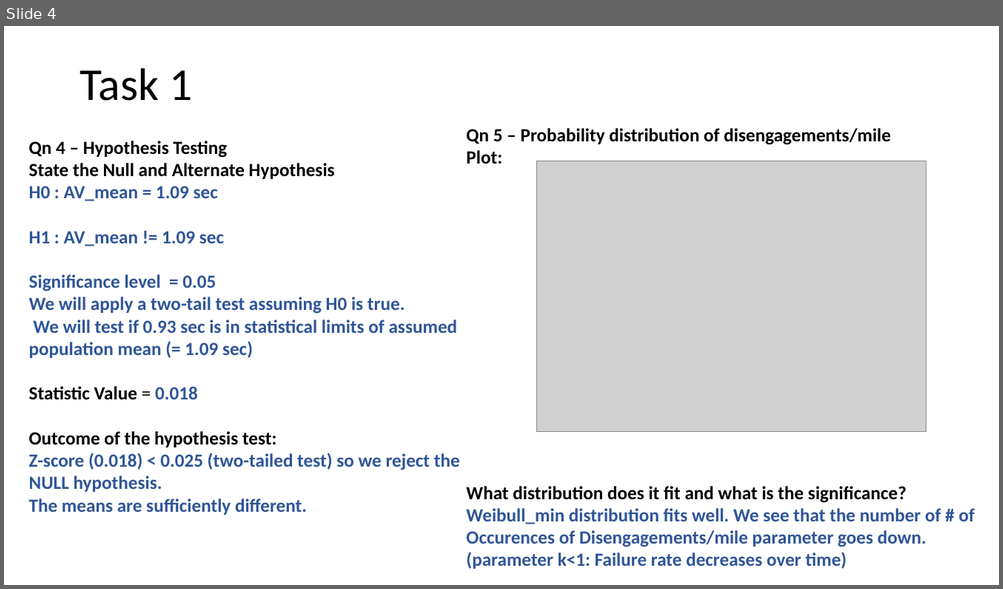
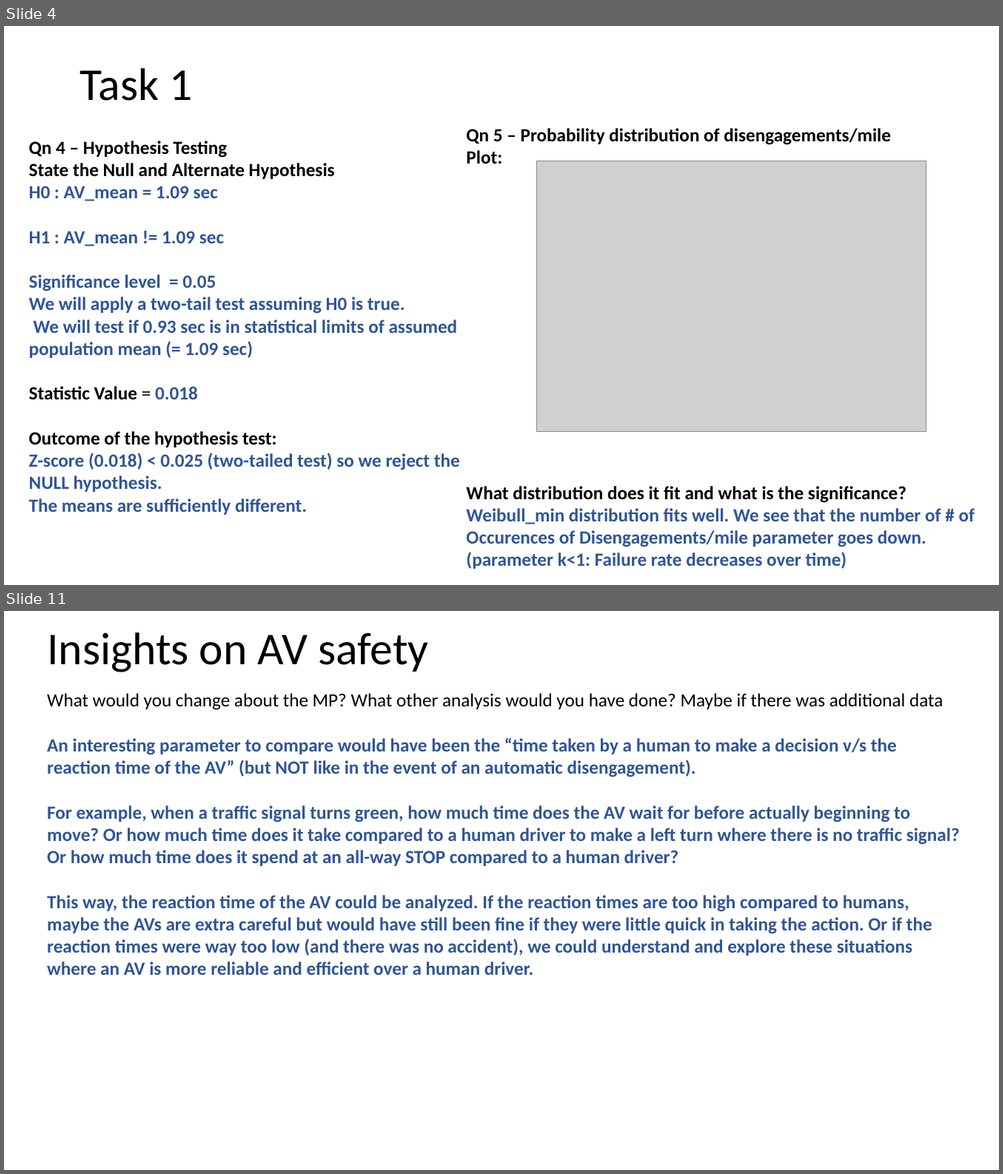
Before and after one commit to gowthamkuntumalla/Safety_in_autonomous_vehicles_MP, a slide deck: somani4_MP1.pptx. Shown one above the other, each under a label of ours: slide 4 before the commit, slides 4 and 11 after it; the slides between them are not shown. The pictures are 1003x589 and 1003x1174 pixels, drawn with LibreOffice and Linux fonts; fonts in the diff are those of the drawing; grey boxes stand for pictures. Boxes give left, top, right and bottom in pixels: in the first picture for what was removed or moved away, otherwise in the second. Text is boxed around its words. In the diff, an @@ line names an element or a change of style, - is before the commit and + after.

```diff
--- a/somani4_MP1.pptx
+++ b/somani4_MP1.pptx
@@ slide 11 added at (4, 611, 999, 1170), background #FFFFFF @@
@@ title added at (47, 632, 428, 672), 44 pt, text #000000 @@
+Insights on AV safety
@@ text added at (47, 693, 959, 975), 18 pt, text #2F5597, bold @@
+What would you change about the MP? What other analysis would you have done? Maybe if there was additional data
+An interesting parameter to compare would have been the “time taken by a human to make a decision v/s the reaction time of the AV” (but NOT like in the event of an automatic disengagement).
+For example, when a traffic signal turns green, how much time does the AV wait for before actually beginning to move? Or how much time does it take compared to a human driver to make a left turn where there is no traffic signal?
+Or how much time does it spend at an all-way STOP compared to a human driver?
+This way, the reaction time of the AV could be analyzed. If the reaction times are too high compared to humans, maybe the AVs are extra careful but would have still been fine if they were little quick in taking the action. Or if the reaction times were way too low (and there was no accident), we could understand and explore these situations where an AV is more reliable and efficient over a human driver.
```
Also in this commit, not shown: 7 slides changed, 4 other files.
